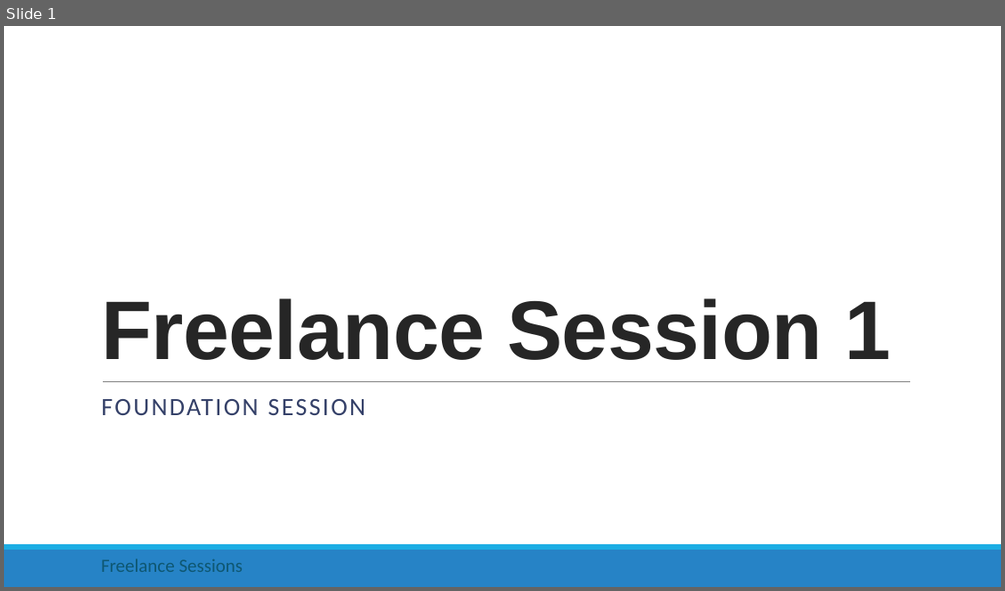
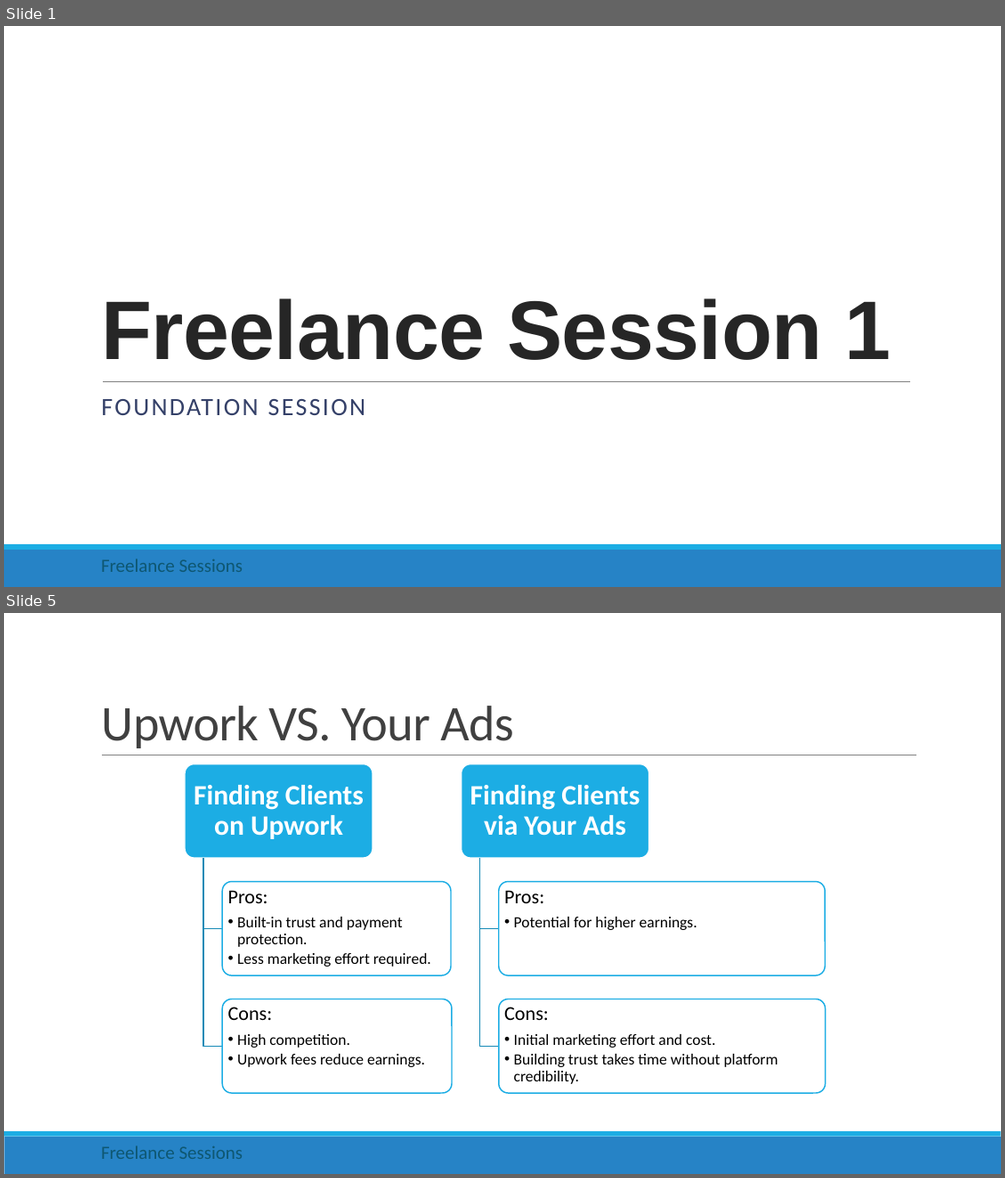
Before and after one commit to rishigujadhur1/Slides, a slide deck: Freelancing/Freelance Session 1.pptx. Shown one above the other, each under a label of ours: slide 1 before the commit, slides 1 and 5 after it; the slides between them are not shown. The pictures are 1005x591 and 1005x1178 pixels, drawn with LibreOffice and Linux fonts; fonts in the diff are those of the drawing. Boxes give left, top, right and bottom in pixels: in the first picture for what was removed or moved away, otherwise in the second. Text is boxed around its words. In the diff, an @@ line names an element or a change of style, - is before the commit and + after.

Commit message:
Ads vs Upwork slide

```diff
--- a/Freelancing/Freelance Session 1.pptx
+++ b/Freelancing/Freelance Session 1.pptx
@@ slide 5 added at (4, 613, 1001, 1174), background #FFFFFF; not listed: 2 template elements that a slide beside it also shows @@
@@ title added at (101, 706, 514, 748), 48 pt, text #404040 @@
+Upwork VS. Your Ads
@@ line added from (102, 755) to (917, 755), #808080 0.5 pt @@
@@ group added at (185, 764, 825, 1093): 6 rounded rectangles, 6 texts, 4 freeform shapes @@
+Finding Clients on Upwork
+Pros:
+  • Built-in trust and payment protection.
+  • Less marketing effort required.
+Cons:
+  • High competition.
+  • Upwork fees reduce earnings.
+Finding Clients via Your Ads
+Pros:
+  • Potential for higher earnings.
+Cons:
+  • Initial marketing effort and cost.
+  • Building trust takes time without platform credibility.
@@ text added at (101, 1145, 243, 1159), 18 pt, text #0E5772 @@
+Freelance Sessions
```
Also in this commit, not shown: 5 slides changed, 3 other slides added, 2 slides removed.
